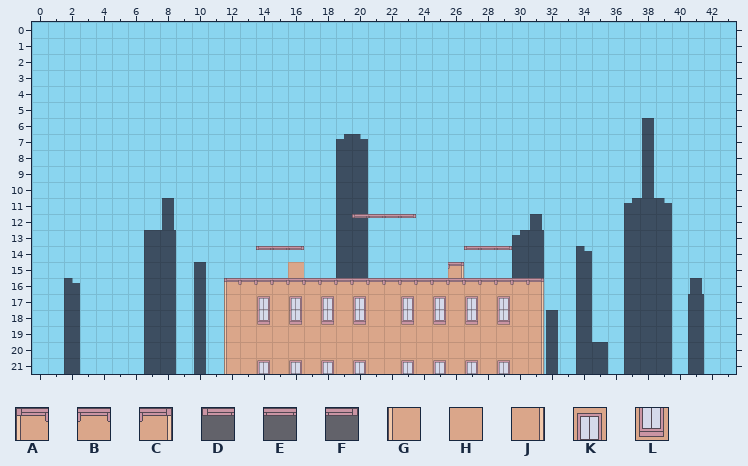
A Tiled map gets an edit: core/assets/maps/standard.tmx. Above: the version before the commit.
Cells are 32x32 px. Shown: x 0..43, y 0..21.
Key: from "town": A 0, B 1, C 2, D 4, E 5, F 6, G 8, H 9, J 10, K 11, L 19.
_ is an empty cell.
Layers that did not change in this view are not listed.
Layer "MIDDLE" before, first column x 0:
 0 ____________________________________________
 1 ____________________________________________
 2 ____________________________________________
 3 ____________________________________________
 4 ____________________________________________
 5 ____________________________________________
 6 ____________________________________________
 7 ____________________________________________
 8 ____________________________________________
 9 ____________________________________________
10 ____________________________________________
11 ____________________________________________
12 ____________________DEEF____________________
13 ____________________________________________
14 ______________DEF__________DEF______________
15 ____________________________________________
16 ____________ABBBBBBBBBBBBBBBBBBC____________
17 ____________GHKHKHKHKHHKHKHKHKHJ____________
18 ____________GHLHLHLHLHHLHLHLHLHJ____________
19 ____________GHHHHHHHHHHHHHHHHHHJ____________
20 ____________GHHHHHHHHHHHHHHHHHHJ____________
21 ____________GHKHKHKHKHHKHKHKHKHJ____________
New version:
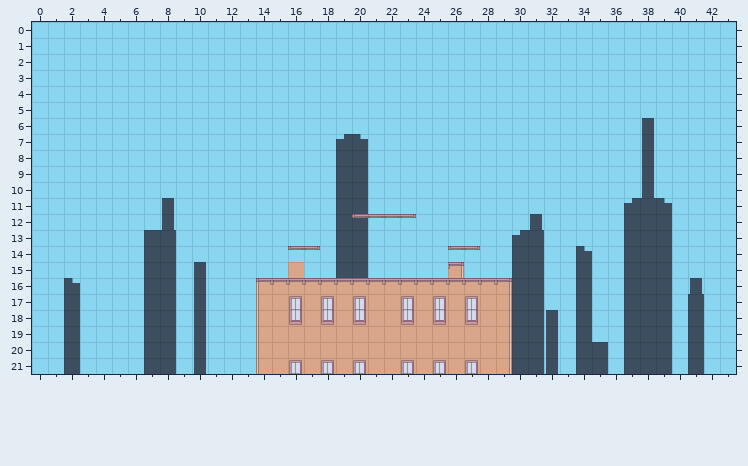
Changes in this commit:
Layer "MIDDLE":
Tile B becomes tile A in row 16 at x 14.
Tile B becomes tile C in row 16 at x 29.
Tile F becomes tile D in row 14 at x 16.
The author put tile D in row 14 at x 26.
Tile D becomes tile F in row 14 at x 27.
The author put tile F in row 14 at x 17.
Tile H becomes tile G in rows 19 to 20 at x 14.
Tile K becomes tile G in row 17 at x 14; in row 21 at x 14.
Tile L becomes tile G in row 18 at x 14.
Tile H becomes tile J in rows 19 to 20 at x 29.
Tile K becomes tile J in row 17 at x 29; in row 21 at x 29.
Tile L becomes tile J in row 18 at x 29.
Tile A is removed in row 16 at x 12.
Tile B is removed in row 16 at x 13 and 30.
Tile C is removed in row 16 at x 31.
Tile D is removed in row 14 at x 14.
Tile E is removed in row 14 at x 15 and 28.
Tile F is removed in row 14 at x 29.
Tile G is removed in rows 17 to 21 at x 12.
Tile H is removed in rows 17 to 21 at x 13 and 30.
Tile J is removed in rows 17 to 21 at x 31.
